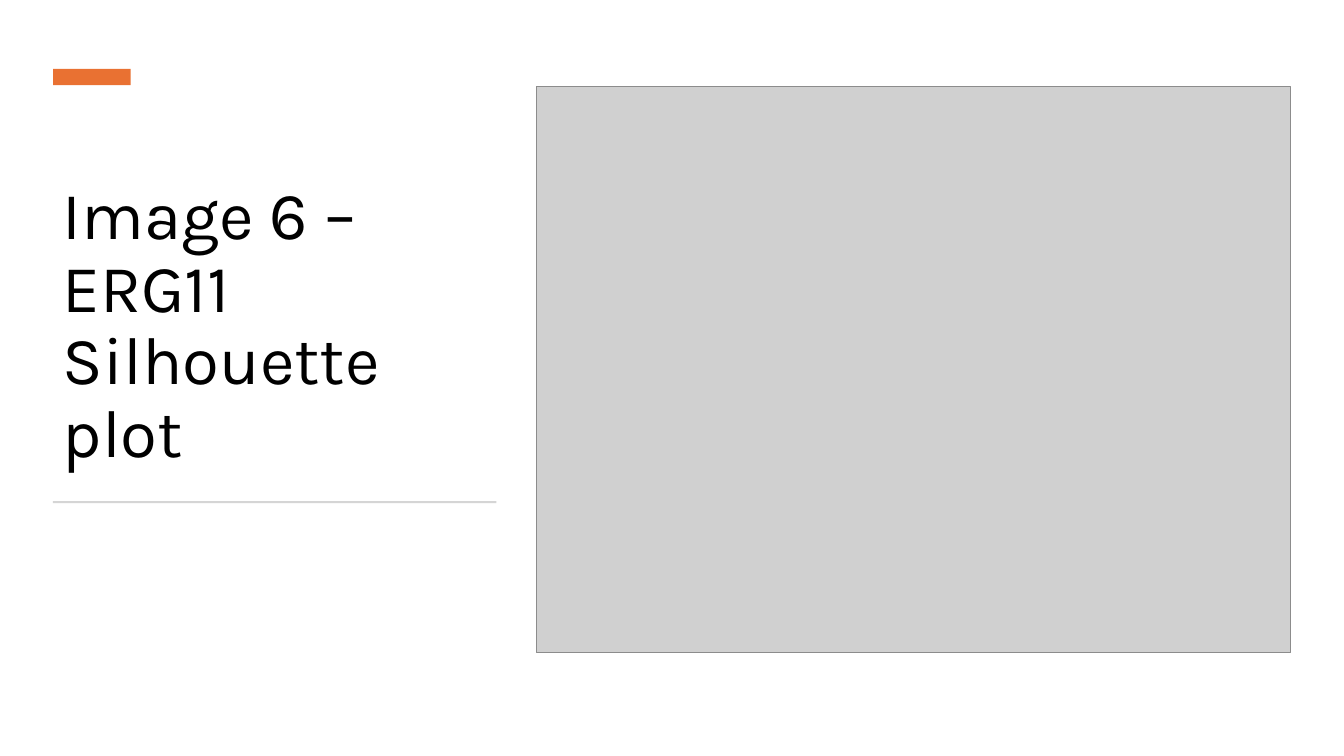
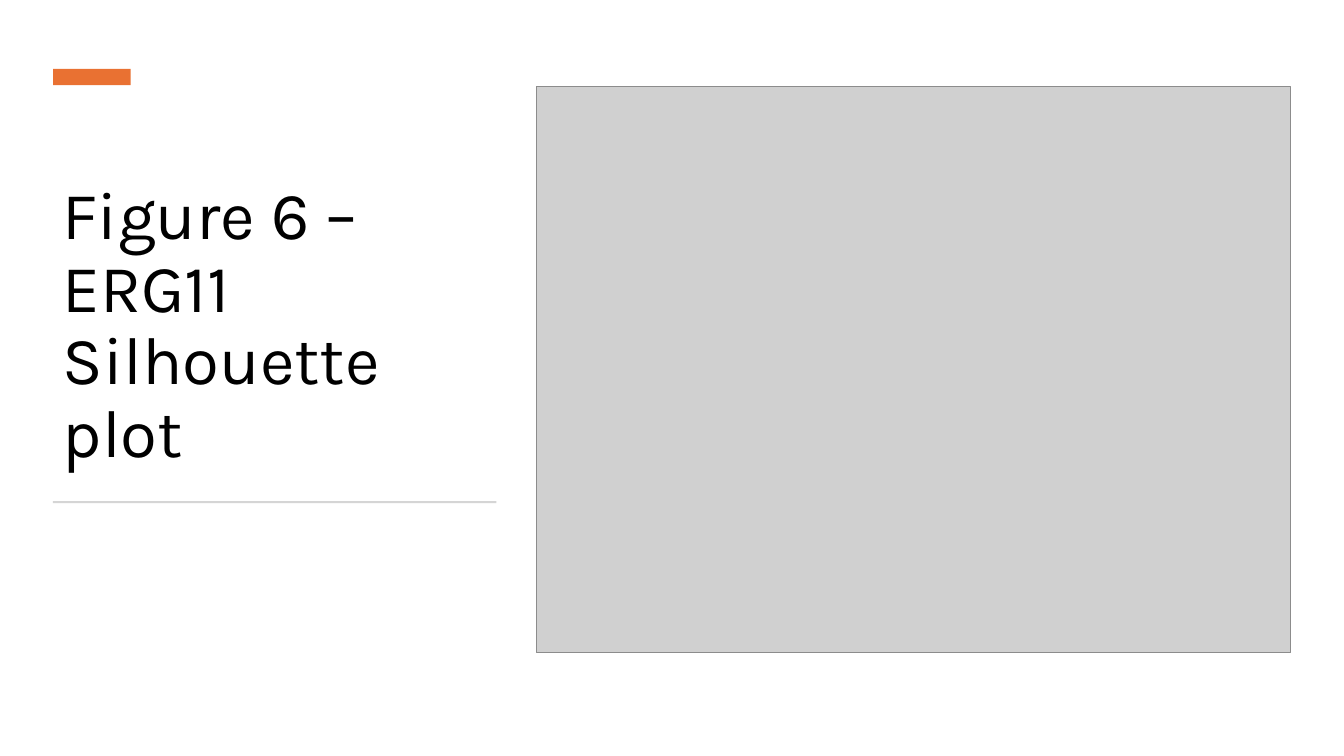
Before and after one commit to snsaiphoo/binf6210_assignment4, a slide deck: slide 15 of doc/Candida Comparison.pptx (slide 14 before the commit). Drawn at 1344x756 pixels with LibreOffice and Linux fonts; fonts in the diff are those of the drawing; grey boxes stand for pictures. Boxes give left, top, right and bottom in pixels: in the first picture for what was removed or moved away, otherwise in the second. Text is boxed around its words. In the diff, an @@ line names an element or a change of style, - is before the commit and + after.

```diff
--- a/doc/Candida Comparison.pptx
+++ b/doc/Candida Comparison.pptx
@@ title at box(63, 192, 380, 473): text changed @@
-Image 6 – ERG11 Silhouette plot
+Figure 6 – ERG11 Silhouette plot
```
Also in this commit, not shown: 9 other slides changed, 11 slides added, 10 slides removed.
